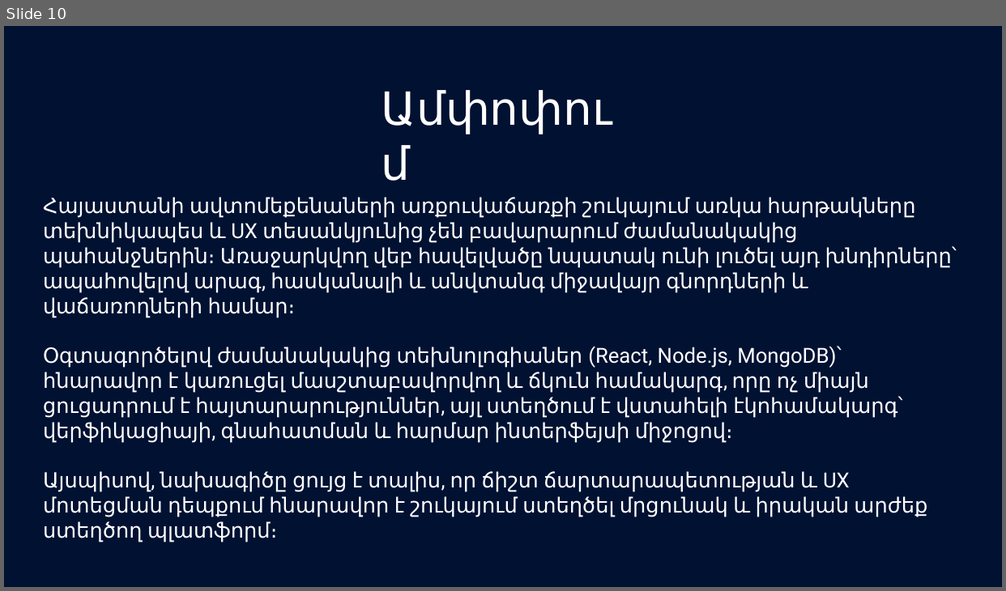
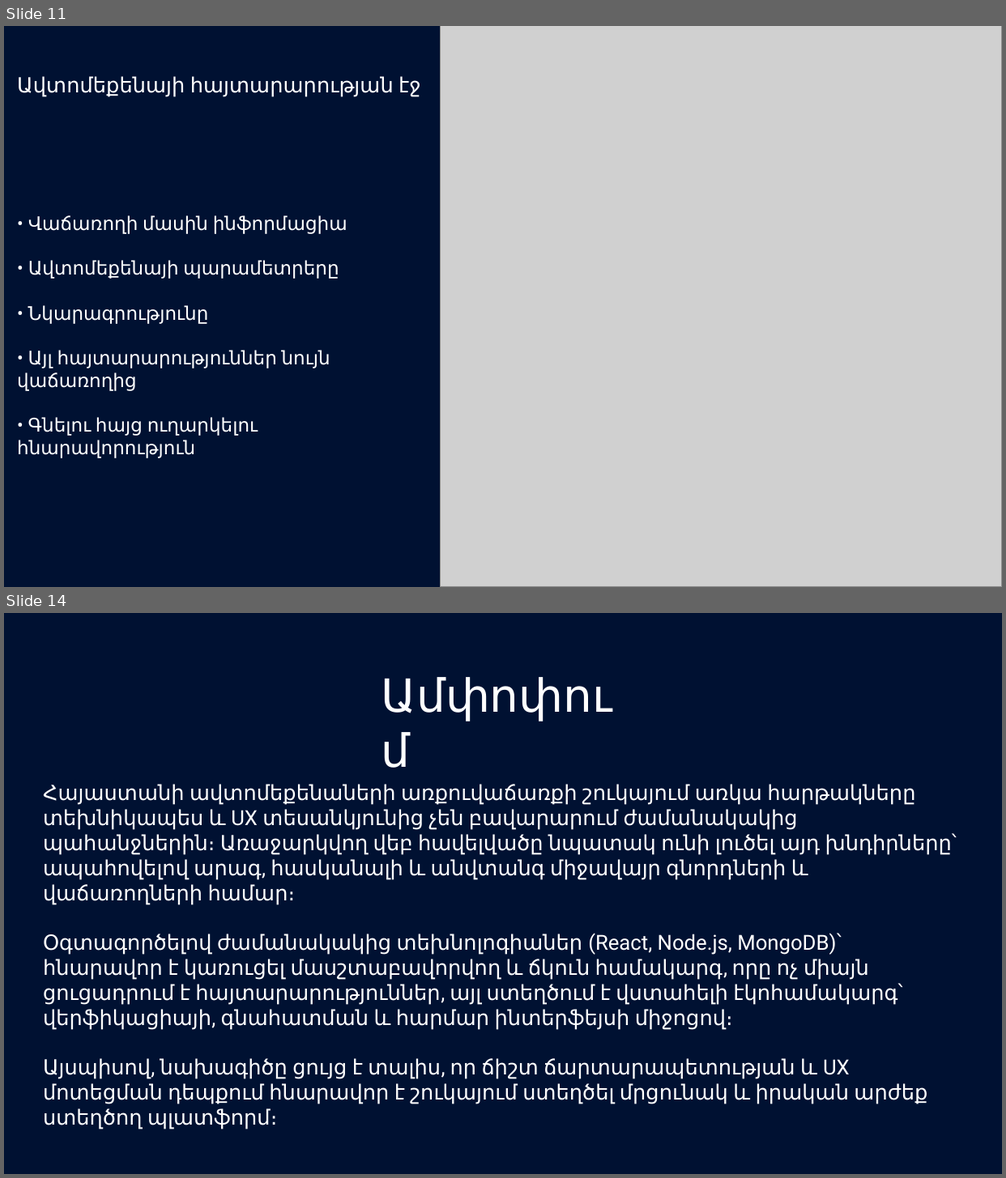
Before and after one commit to HaniusG/diploma-car-trading-platform, a slide deck: Fullstack.pptx. Shown one above the other, each under a label of ours: slide 10 before the commit, slides 11 and 14 after it; the slides between them are not shown. The pictures are 1006x591 and 1006x1178 pixels, drawn with LibreOffice and Linux fonts; fonts in the diff are those of the drawing; grey boxes stand for pictures. Boxes give left, top, right and bottom in pixels: in the first picture for what was removed or moved away, otherwise in the second. Text is boxed around its words. In the diff, an @@ line names an element or a change of style, - is before the commit and + after.

```diff
--- a/Fullstack.pptx
+++ b/Fullstack.pptx
@@ slide 11 added at [4, 26, 1002, 587], background #001132 @@
@@ picture added at [441, 26, 1002, 587] @@
@@ text added at [17, 76, 421, 459], 18 pt, text #FFFFFF @@
+Ավտոմեքենայի հայտարարության էջ
+• Վաճառողի մասին ինֆորմացիա
+• Ավտոմեքենայի պարամետրերը
+• Նկարագրությունը
+• Այլ հայտարարություններ նույն վաճառողից
+• Գնելու հայց ուղարկելու հնարավորություն
@@ what was slide 10 is now slide 14 @@
```
Also in this commit, not shown: 1 slide changed, 3 other slides added, 1 other file.
